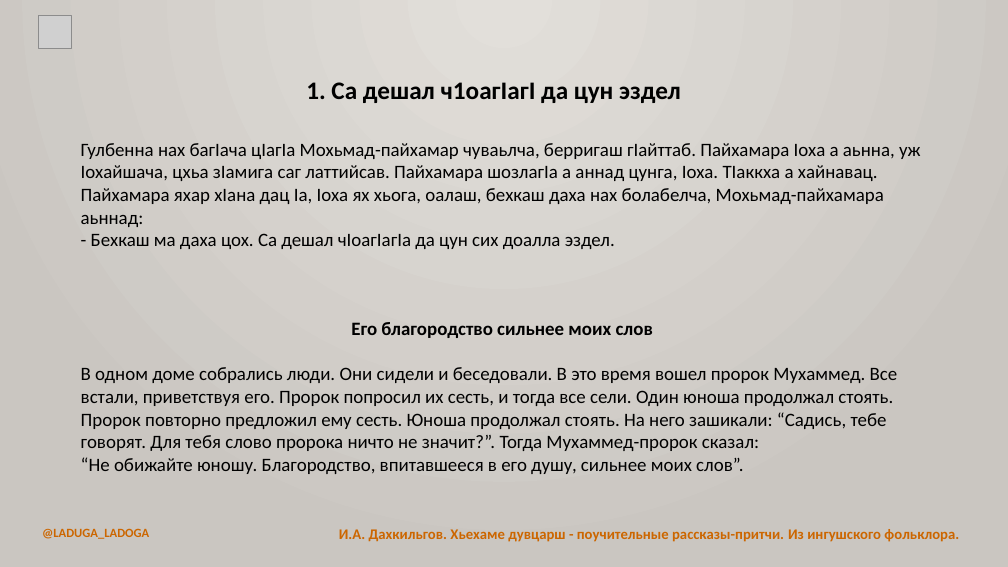
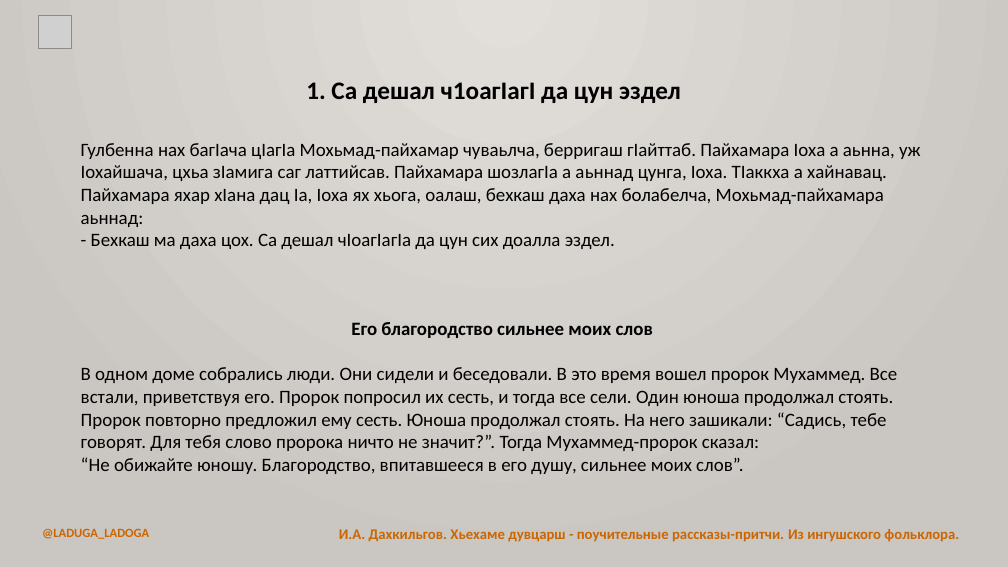
Before and after one commit to bumbari/dahkilgov, a slide deck: slide 5 of p/pptx/p_1_1.pptx. Drawn at 1008x567 pixels with LibreOffice and Linux fonts; fonts in the diff are those of the drawing; grey boxes stand for pictures. Boxes give left, top, right and bottom in pixels: in the first picture for what was removed or moved away, otherwise in the second. Text is boxed around its words. In the diff, an @@ line names an element or a change of style, - is before the commit and + after.

```diff
--- a/p/pptx/p_1_1.pptx
+++ b/p/pptx/p_1_1.pptx
@@ text at [81,143,921,227]: text changed @@
-Гулбенна нах багӀача цӀагӀа Мохьмад-пайхамар чуваьлча, берригаш гӀайттаб. Пайхамара Ӏоха а аьнна, уж Ӏохайшача, цхьа зӀамига саг латтийсав. Пайхамара шозлагӀа а аннад цунга, Ӏоха. ТӀаккха а хайнавац. Пайхамара яхар хӀана дац Ӏа, Ӏоха ях хьога, оалаш, бехкаш даха нах болабелча, Мохьмад-пайхамара аьннад:
+Гулбенна нах багӀача цӀагӀа Мохьмад-пайхамар чуваьлча, берригаш гӀайттаб. Пайхамара Ӏоха а аьнна, уж Ӏохайшача, цхьа зӀамига саг латтийсав. Пайхамара шозлагӀа а аьннад цунга, Ӏоха. ТӀаккха а хайнавац. Пайхамара яхар хӀана дац Ӏа, Ӏоха ях хьога, оалаш, бехкаш даха нах болабелча, Мохьмад-пайхамара аьннад:
```
Also in this commit, not shown: 1 slide added.
